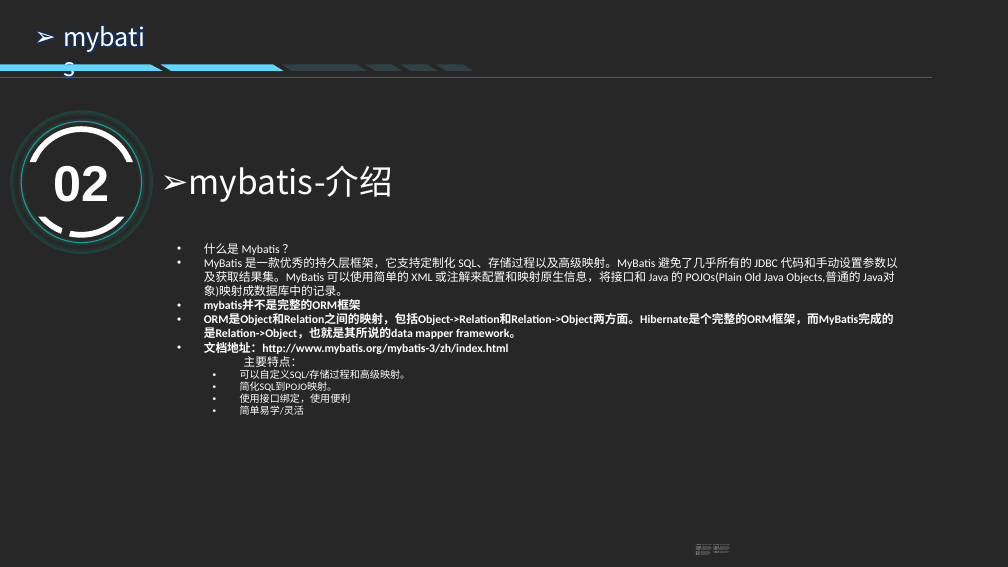
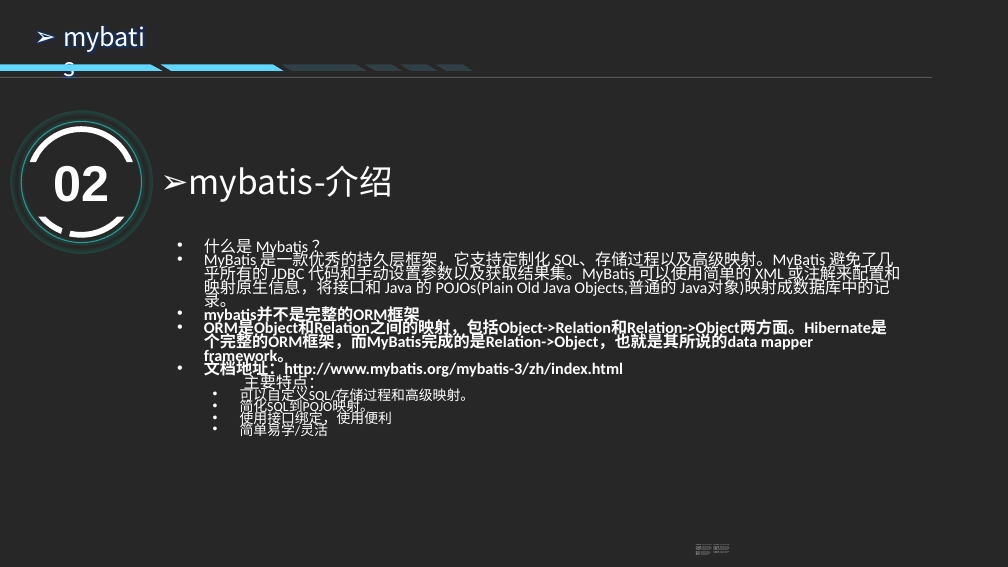
Before and after one commit to chirongqi/study-java-dao, a slide deck: slide 10 of mybatis技术分享/MyBatis技术分享.pptx (slide 9 before the commit). Drawn at 1008x567 pixels with LibreOffice and Linux fonts; fonts in the diff are those of the drawing; background and template pictures are left out; a plain dark background stands for a picture behind light text. Boxes give left, top, right and bottom in pixels: in the first picture for what was removed or moved away, otherwise in the second. Text is boxed around its words. In the diff, an @@ line names an element or a change of style, - is before the commit and + after.

```diff
--- a/mybatis技术分享/MyBatis技术分享.pptx
+++ b/mybatis技术分享/MyBatis技术分享.pptx
@@ text "什么是 Mybatis ？" at [204,238,901,436]: size 11.2 to 15.4 pt in "什么是 Mybatis ？", "MyBatis 是一款优秀的持久层框架，它支持定制化 SQL、存储过程以及高级映射。MyBatis 避免了几乎所有的 J ...", "mybatis并不是完整的ORM框架", "ORM是Object和Relation之间的映射，包括Object->Relation和Relation->Object ..." and 2 more places; size 9.6 to 13.2 pt in "可以自定义SQL/存储过程和高级映射。", "简化SQL到POJO映射。", "使用接口绑定，使用便利", "简单易学/灵活"; line spacing 0.9 to 0.7 @@
```
Also in this commit, not shown: 8 other slides changed, 1 slide added, 1 other file.
